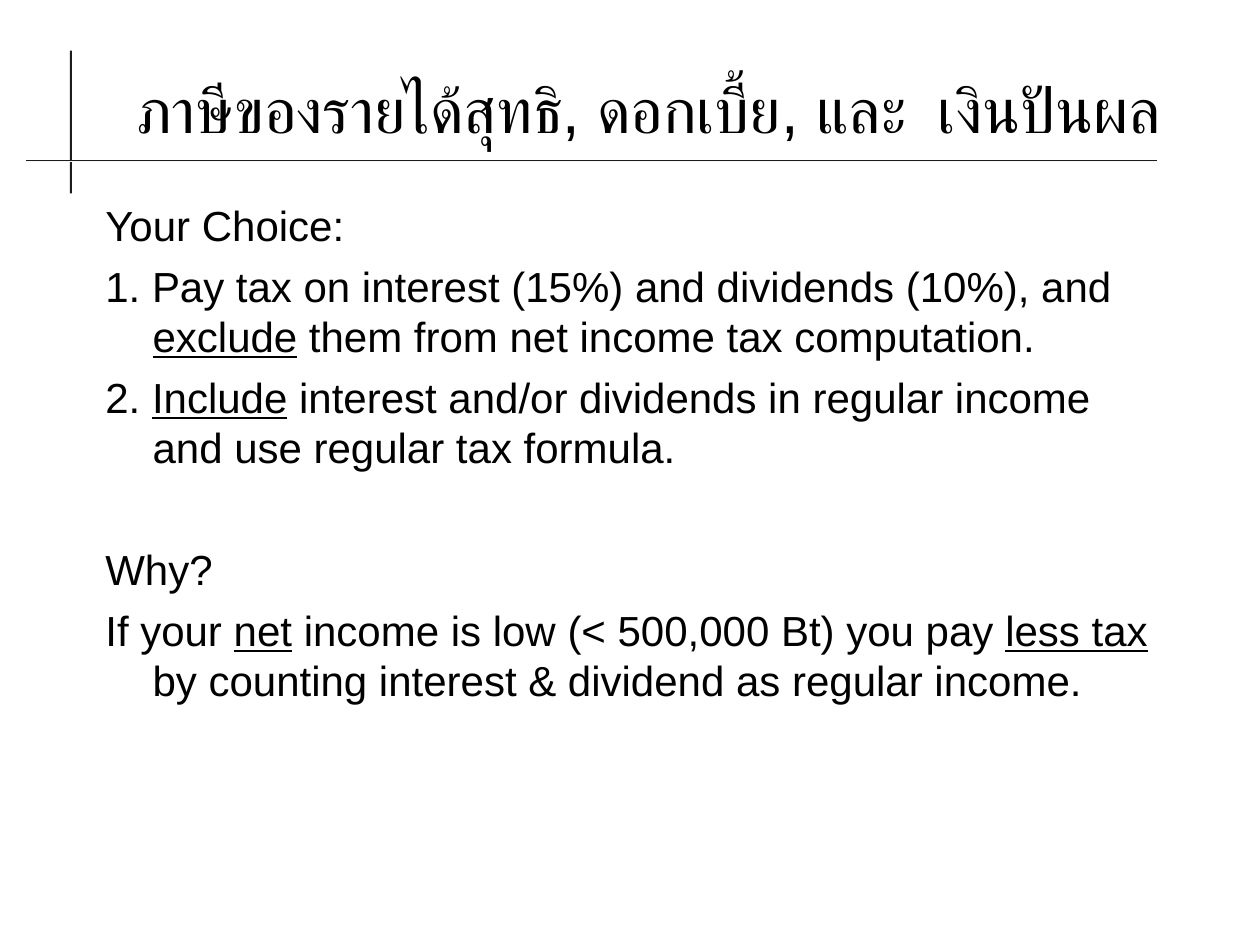
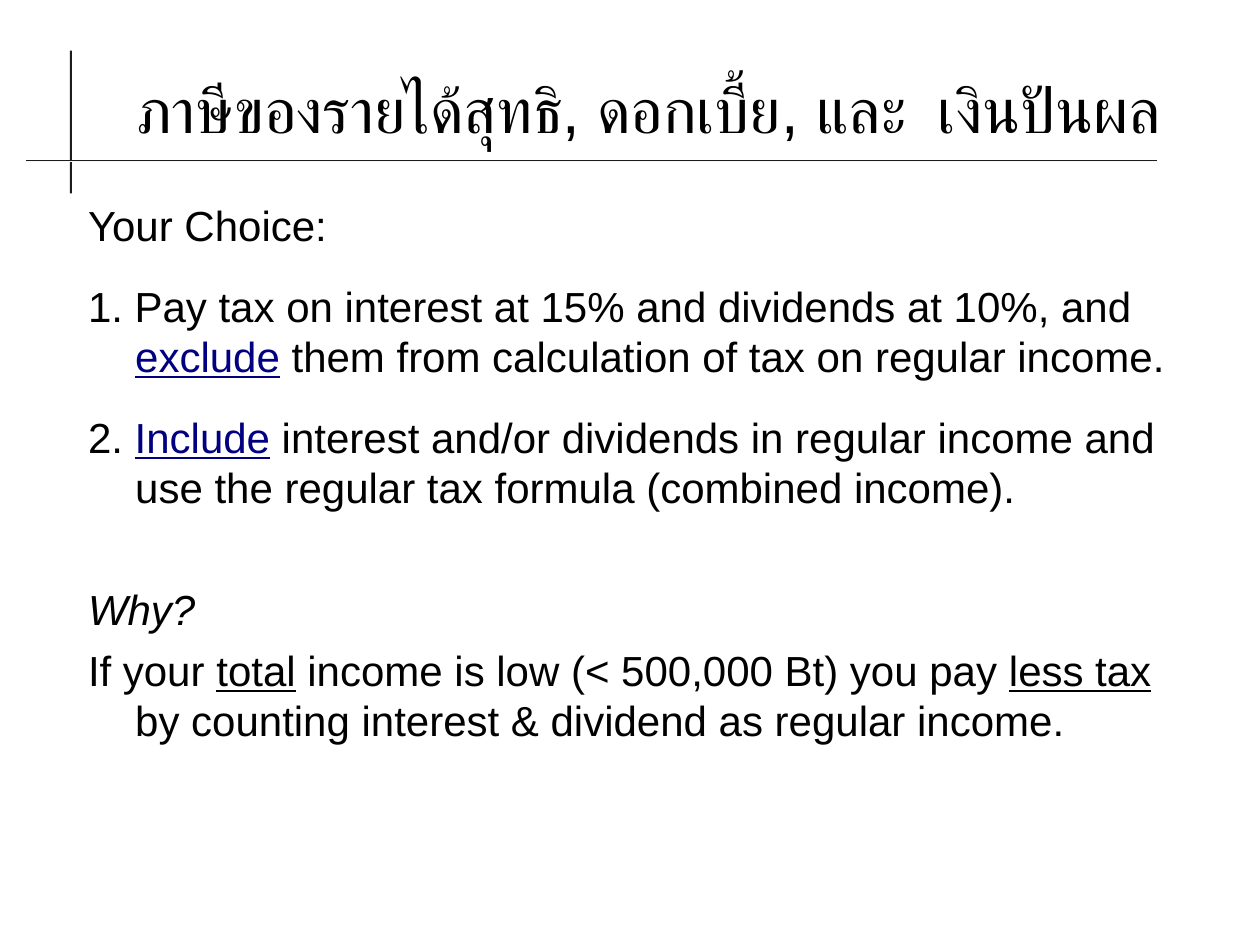
Before and after one commit to cpske/ISP, a slide deck: slide 5 of review/Week13-2022-Thai-Tax.odp. Drawn at 1260x945 pixels with LibreOffice and Linux fonts; fonts in the diff are those of the drawing. Boxes give left, top, right and bottom in pixels: in the first picture for what was removed or moved away, otherwise in the second. Text is boxed around its words. In the diff, an @@ line names an element or a change of style, - is before the commit and + after.

```diff
--- a/review/Week13-2022-Thai-Tax.odp
+++ b/review/Week13-2022-Thai-Tax.odp
@@ text "Your Choice:": place and size @@
-text "Your Choice:" at <box>105,210,1148,705</box>
+text "Your Choice:" at <box>88,210,1164,744</box>
@@ text at <box>88,291,1164,511</box>: text changed @@
-1. Pay tax on interest (15%) and dividends (10%), and exclude them from net income tax computation.
-2. Include interest and/or dividends in regular income and use regular tax formula.
+1. Pay tax on interest at 15% and dividends at 10%, and exclude them from calculation of tax on regular income.
+2. Include interest and/or dividends in regular income and use the regular tax formula (combined income).
@@ text at <box>88,594,195,633</box>: italic on in "Why?" @@
@@ text at <box>88,655,1151,744</box>: text changed @@
-If your net income is low (< 500,000 Bt) you pay less tax by counting interest & dividend as regular income.
+If your total income is low (< 500,000 Bt) you pay less tax by counting interest & dividend as regular income.
```
Also in this commit, not shown: 10 other slides changed, 2 slides added, 1 slide removed, 2 other files.
